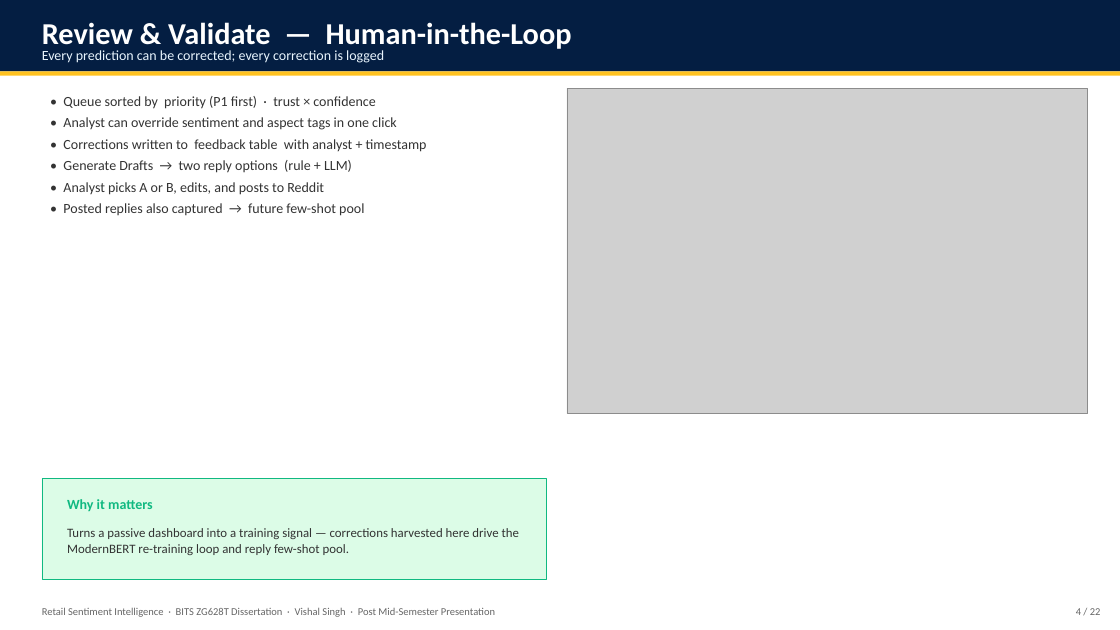
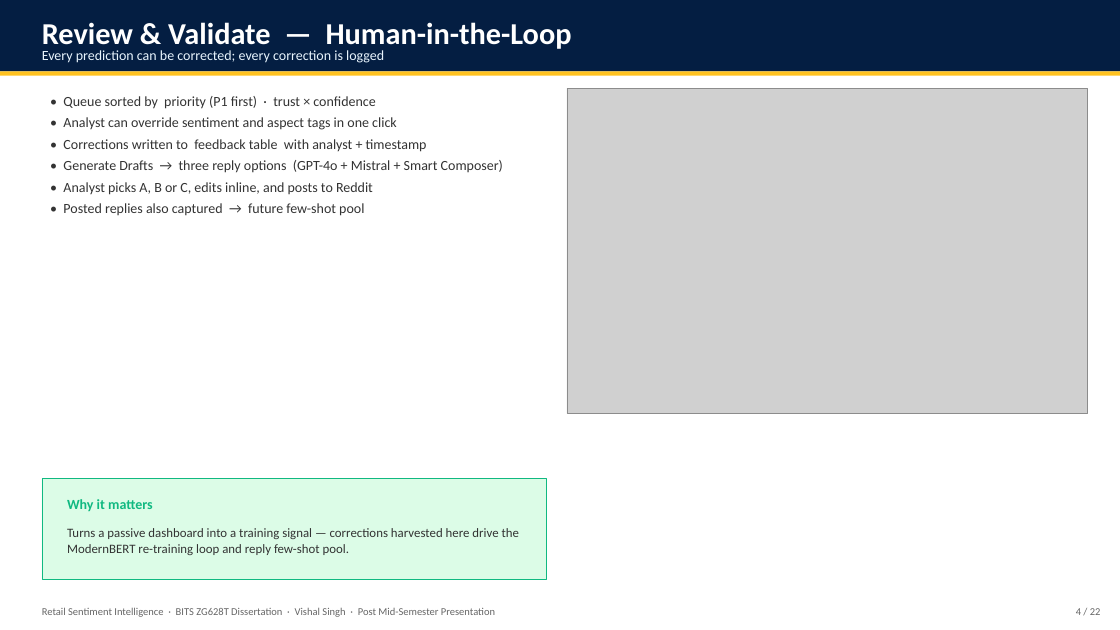
Before and after one commit to vishalvishal099/Retail-Sentiment-Intelligence, a slide deck: slide 4 of docs/Sem_4/FINAL_PRESENTATION_VishalSingh_2020AA05641.pptx. Drawn at 1120x630 pixels with LibreOffice and Linux fonts; fonts in the diff are those of the drawing; grey boxes stand for pictures. Boxes give left, top, right and bottom in pixels: in the first picture for what was removed or moved away, otherwise in the second. Text is boxed around its words. In the diff, an @@ line names an element or a change of style, - is before the commit and + after.

```diff
--- a/docs/Sem_4/FINAL_PRESENTATION_VishalSingh_2020AA05641.pptx
+++ b/docs/Sem_4/FINAL_PRESENTATION_VishalSingh_2020AA05641.pptx
@@ text at [63,160,503,195]: text changed @@
-• Generate Drafts → two reply options (rule + LLM)
-• Analyst picks A or B, edits, and posts to Reddit
+• Generate Drafts → three reply options (GPT-4o + Mistral + Smart Composer)
+• Analyst picks A, B or C, edits inline, and posts to Reddit
```
Also in this commit, not shown: 2 other files.
